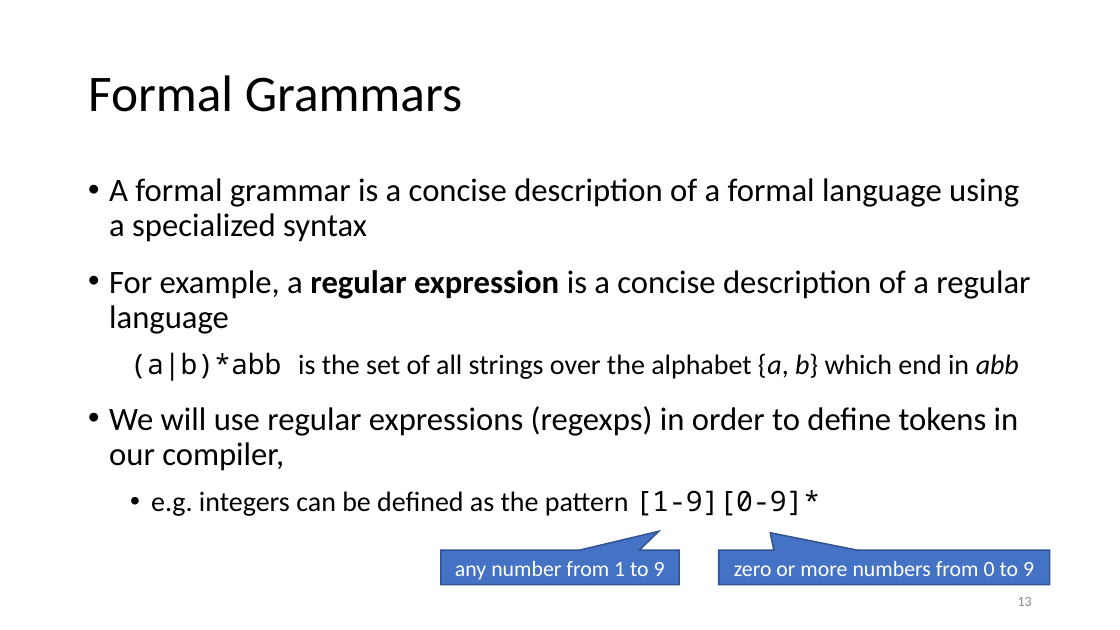
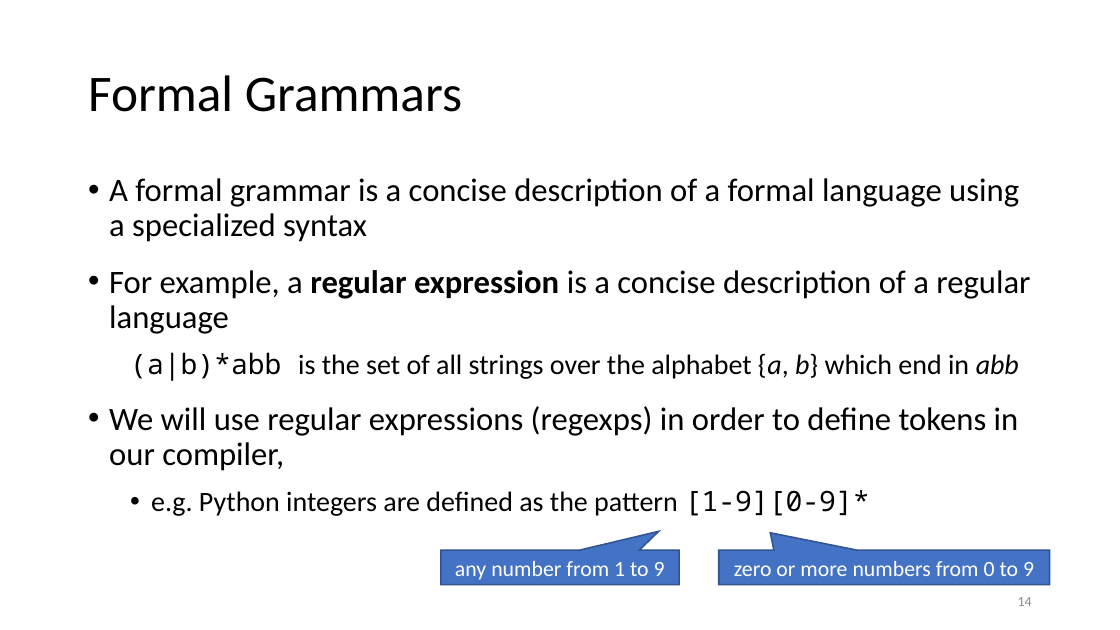
Before and after one commit to anoopsarkar/compilers-class, a slide deck: slide 14 of assets/ppt/lex/lex1-regexp-intro.pptx (slide 13 before the commit). Drawn at 1120x630 pixels with LibreOffice and Linux fonts; fonts in the diff are those of the drawing. Boxes give left, top, right and bottom in pixels: in the first picture for what was removed or moved away, otherwise in the second. Text is boxed around its words. In the diff, an @@ line names an element or a change of style, - is before the commit and + after.

```diff
--- a/assets/ppt/lex/lex1-regexp-intro.pptx
+++ b/assets/ppt/lex/lex1-regexp-intro.pptx
@@ text at box(151, 490, 870, 516): text changed @@
-  • e.g. integers can be defined as the pattern [1-9][0-9]*
+  • e.g. Python integers are defined as the pattern [1-9][0-9]*
@@ page number at box(1018, 597, 1032, 606): text changed @@
-13
+14
```
Also in this commit, not shown: 5 other slides changed, 2 slides added, 3 other files.
